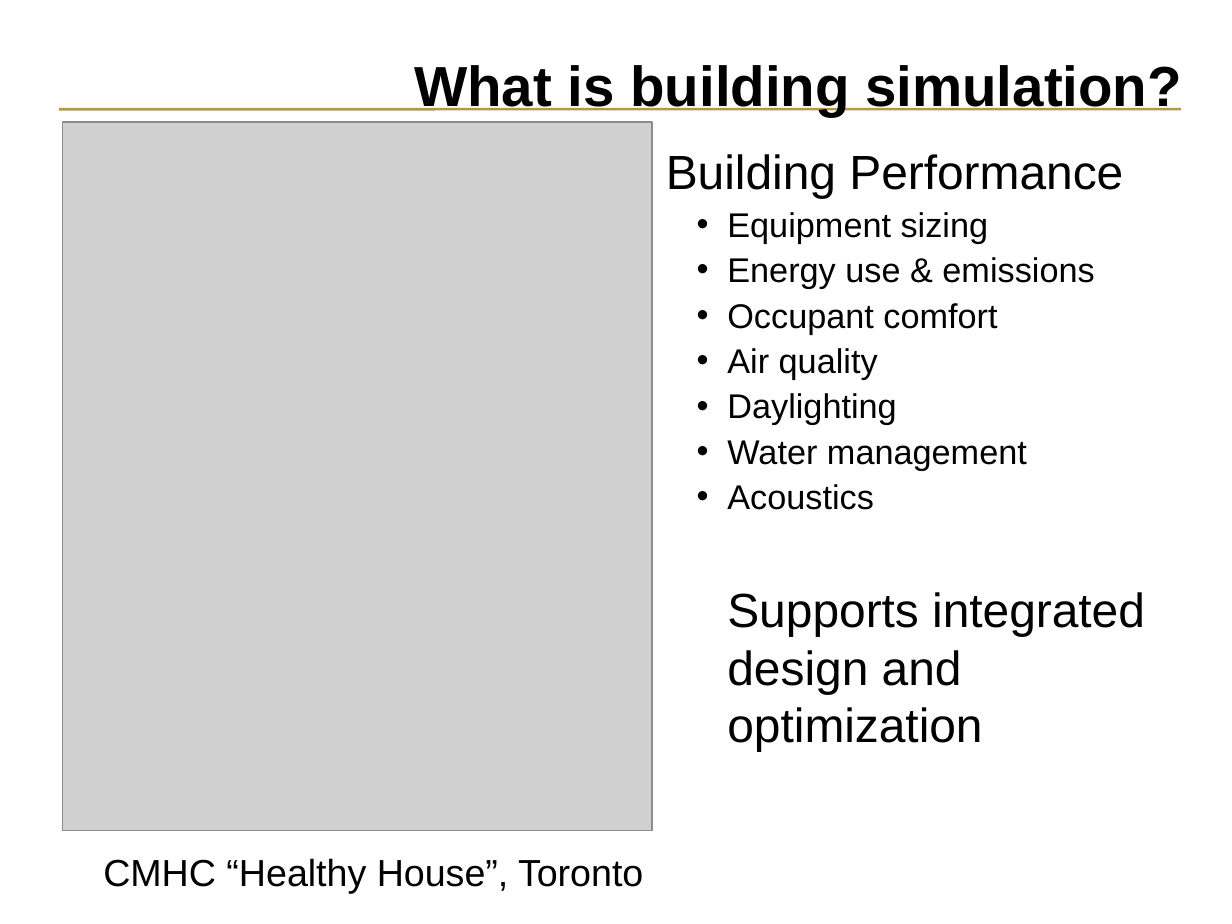
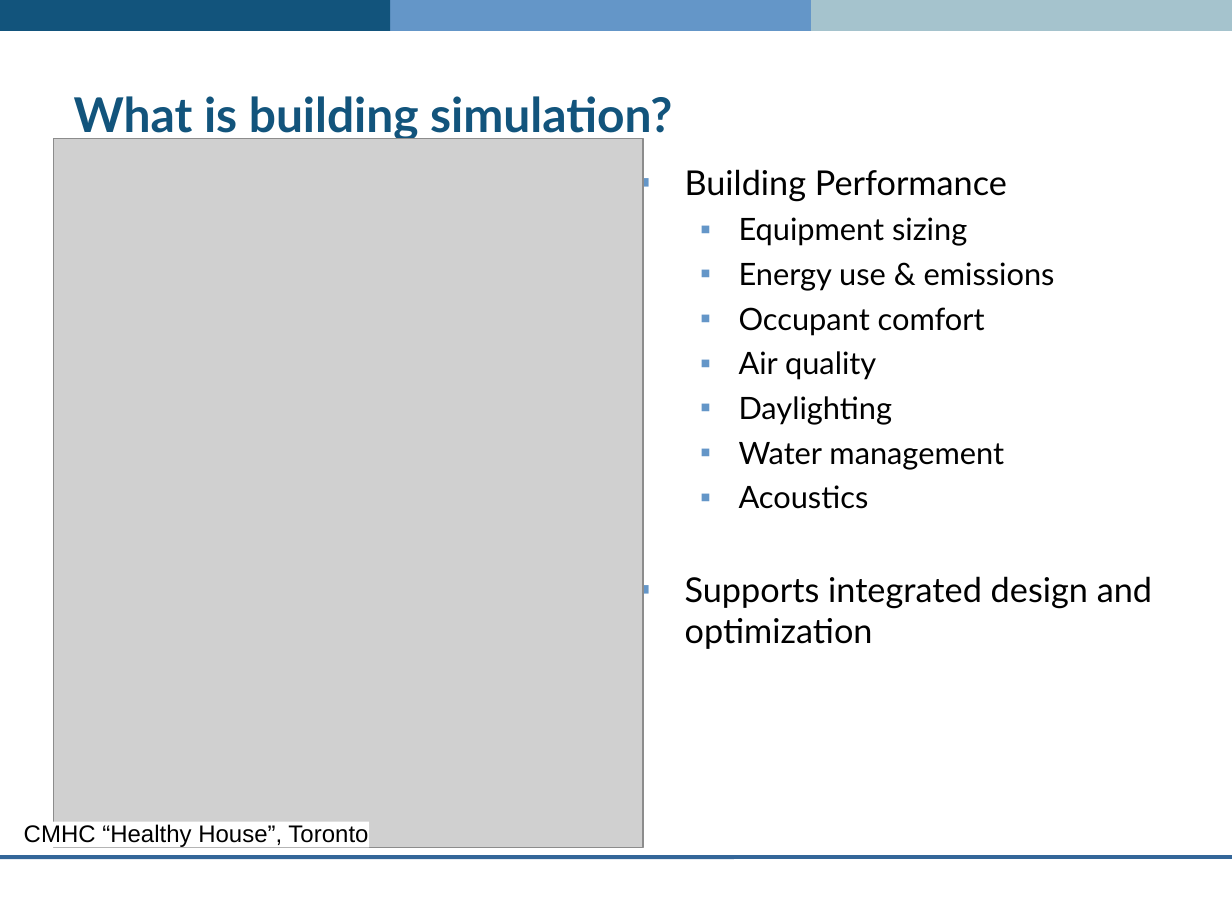
Before and after one commit to ESP-rCommunity/ESPrExtras, a slide deck: slide 4 of training/co-simulator_ESP-r/intro/introduction.ppt. Drawn at 1232x924 pixels with LibreOffice and Linux fonts; fonts in the diff are those of the drawing; grey boxes stand for pictures; background and template pictures are left out. Boxes give left, top, right and bottom in pixels: in the first picture for what was removed or moved away, otherwise in the second. Text is boxed around its words. In the diff, an @@ line names an element or a change of style, - is before the commit and + after.

Commit message:
Updating presentation slides for ESP-r course to reflect new ppt templates for CanmetENERGY

```diff
--- a/training/co-simulator_ESP-r/intro/introduction.ppt
+++ b/training/co-simulator_ESP-r/intro/introduction.ppt
@@ rectangle added at <box>0,0,391,31</box>, fill #12547C @@
@@ rectangle added at <box>339,0,841,31</box>, fill #6496C8 @@
@@ rectangle added at <box>811,0,1232,31</box>, fill #A5C3CD @@
@@ title "What is building simulation?": place and size @@
-title "What is building simulation?" at <box>414,65,1181,116</box>
+title "What is building simulation?" at <box>74,96,672,142</box>
@@ title "What is building simulation?" at <box>74,96,672,142</box>: size 33 to 28 pt, font Arial to Lato, text colour #000000 to #12547C; alignment right to left; line spacing 0.9 to 1 @@
@@ line removed from (1180, 110) to (59, 110) @@
@@ picture: place and size @@
-picture at <box>63,122,652,830</box>
+picture at <box>54,139,643,848</box>
@@ text "Building Performance": place and size @@
-text "Building Performance" at <box>666,154,1145,751</box>
+text "Building Performance" at <box>685,169,1152,649</box>
@@ text "Building Performance" at <box>685,169,1152,649</box>: size 28 to 20 pt in "Building Performance", "Supports integrated design and optimization"; font Arial to Lato; size 20 to 18 pt in "Equipment sizing", "Energy use & emissions", "Occupant comfort", "Air quality" and 3 more places; bullet none to ▪; less space between paragraphs; bullet • to ▪; more space between paragraphs; bullet colour #000000 to #6496C8 @@
@@ rectangle "CMHC “Healthy House”, Toronto": place and size @@
-rectangle "CMHC “Healthy House”, Toronto" at <box>103,858,643,893</box>
+rectangle "CMHC “Healthy House”, Toronto" at <box>21,822,370,848</box>
@@ rectangle "CMHC “Healthy House”, Toronto" at <box>21,822,370,848</box>: size 22 to 14 pt; fill none to #FFFFFF @@
@@ line added from (1232, 857) to (0, 857), #336699 2.24 pt @@
```
Also in this commit, not shown: 56 other slides changed.
